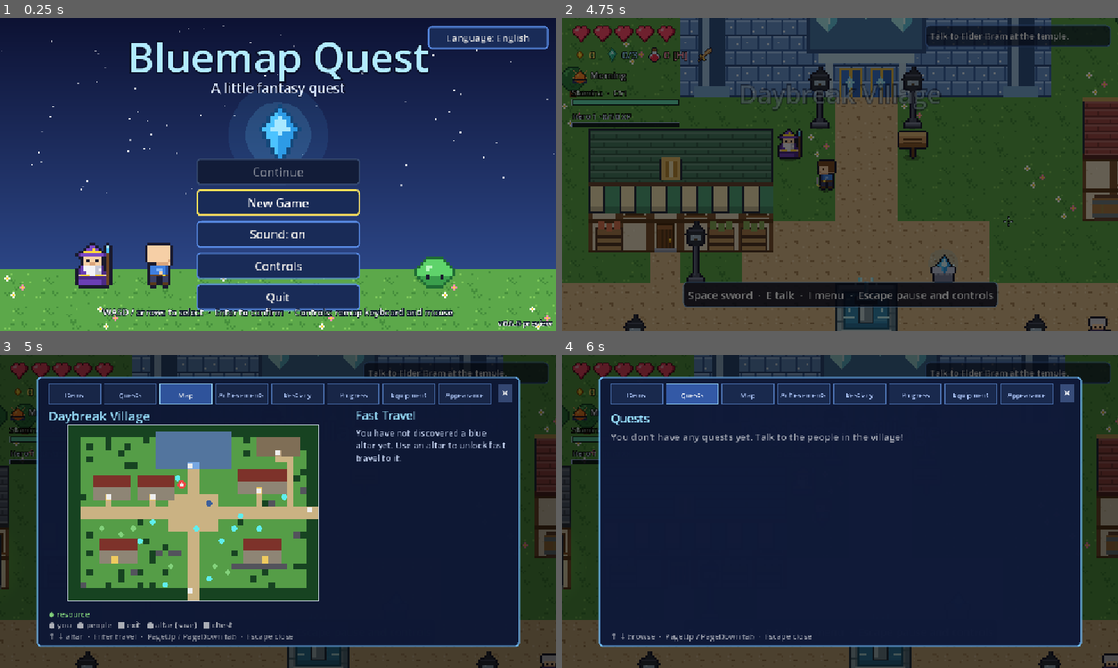
Above: before the commit, frames 1-4 (two rows, left to right).
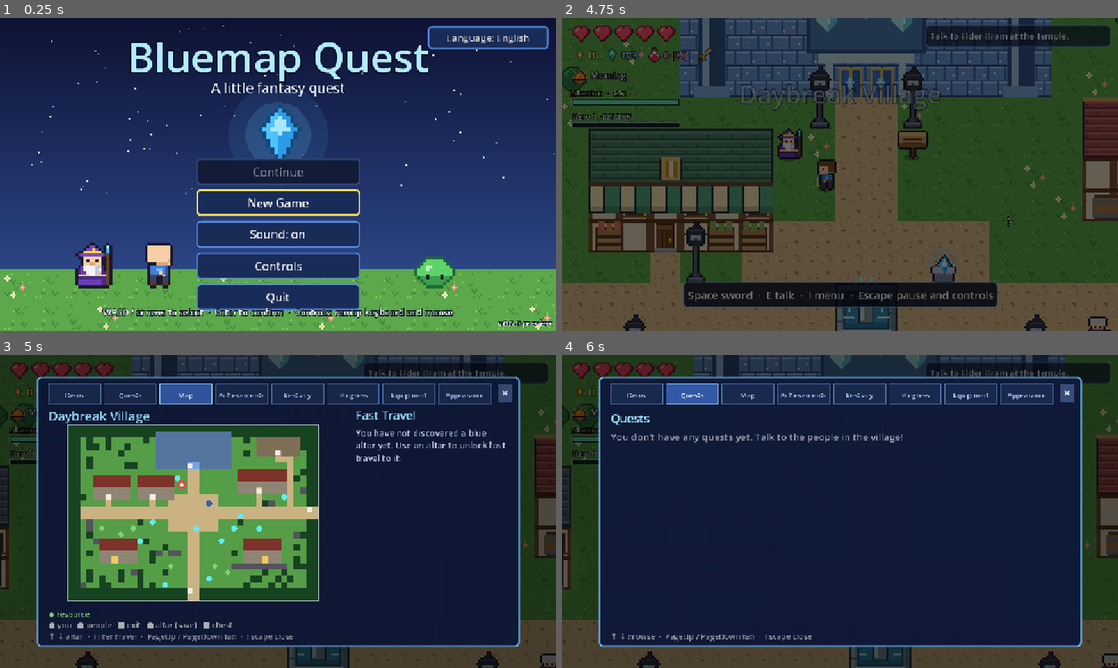
Above: after the commit, the same moments.

Repository: sjorswakka-sketch/bluemap
Game: Godot game, scene res://scenes/title.tscn
Two runs of this game, one before a commit and one after it. Both use one fixed random seed, a clock stepped at 60 frames per second and the inputs below.
Inputs (mouse positions are in pixels of both pictures, inside the frame that each line leads up to):
- Up to frame 1 (0.25 s): no input
- Up to frame 2 (4.75 s): click "New Game" at 0.5 s; tap Enter (ui_accept) at 1.25, 1.52, 4.52 s; move the mouse to (962, 158) at 1.27 s; hold D (move_right) 1.28-2 s; hold Space (attack) 1.28-2 s; click (962, 158) at 1.42 s; drag from (728, 190) to (812, 237) at 2.02 s; move the mouse to (895, 105) at 2.77 s; hold D (move_right) 2.78-3.5 s; hold C (crafting) 2.78-3.5 s; drag from (812, 237) to (673, 127) at 3.52 s; move the mouse to (1006, 221) at 4.27 s; hold A (move_left) from 4.28 s (still down); hold E (interact) from 4.28 s (still down)
- Up to frame 3 (5 s): keep holding A (move_left); keep holding E (interact); tap N (map) at 4.9 s
- Up to frame 4 (6 s): release A (move_left) at 5 s; release E (interact) at 5 s; drag from (673, 464) to (756, 433) at 5.02 s; tap Enter (ui_accept) at 5.75 s; move the mouse to (867, 511) at 5.77 s; hold S (move_down) from 5.78 s (still down); hold Q (quests) from 5.78 s (still down); click (867, 511) at 5.92 s

Frames 1-2 are identical in both runs. In frame 3, 0.4% of the frame differs, in the area x 15-54%, y 26-75%; in frame 4, nothing differs.

Commit message:
Basisgebieden: Dageraadsdorp, Fluisterbos en Zilvermeer gepolijst
- Dageraadsdorp: buurttuin met hekjes om de kruid- en besplek, kratten
  bij de smederij, bomen langs de westrand en aangeklede hoeken
- Fluisterbos: extra bosvlekken in de open westhelft, dode bomen bij de
  paddenstoelenplekken, rotsen bij de koper- en vuursteenplekken en
  struiken bij de bessen
- Zilvermeer: meer lelievelden op het water, dikkere rietkragen en
  stenen en struiken bij de oever-beroepsplekken
- tools/polis_basis.py plaatst decor alleen op lege tegels, houdt
  objecten, spawns, beroepsplekken en de schietbanen vrij en bewijst de
  bereikbaarheid opnieuw
- gebieden_route_test dekt nu ook de drie basisgebieden (visplekken
  worden op een bereikbare oever getoetst)

Diff:
--- a/scripts/maps/forest.gd
+++ b/scripts/maps/forest.gd
@@ -12,36 +12,36 @@
 		"########################~~##########WWWWWWWWWWW#######",
 		"###..b......#..#...#....~~#..#..#.#.W.........W.....##",
 		"####.............#......~~.....##...W.W.....W.W.....##",
-		"##...##..........##.....~~..........W.........W....###",
-		"###...........#...##....~~.....#....W.........W...b.##",
-		"##.............#..#.....~~...####...W.........W.#..###",
-		"##....#......#......#...~~.o..#.#...W.W.....W.W..#..##",
-		"##..#..............#....~~.b.b....,,W....,....W.#...##",
-		"##..###.b.........#.....~~....#...,,WWWW.,.WWWWWWWWWW#",
+		"##...##.#........##.....~~..........W.........W....###",
+		"###...........#..###....~~.....#....W.........W...b.##",
+		"##.............####.....~~...####...W#........W.#..###",
+		"##....#......#......#...~~.o..#.#..#W.W.....W.W..#..##",
+		"##..#.........#....#....~~.b.b....,,W....,....W.#...##",
+		"##..###.b....##...#.....~~....#...,,WWWW.,.WWWWWWWWWW#",
 		"##........,,...#........~~........,,.....,....W.....W#",
 		"##.....b#.,,....#.#....#~~........,,.....,....W..A..W#",
 		"##....#.#.,,.......b.#..~~#.#.....,,.#.#.,....W.....W#",
 		"##....#.#.,,..t..#...##.~~........,,.#.#.,....W.....W#",
 		"##........,,..##........~~......#....#.b#,.##.W.....W#",
 		"##........,,...#...#.t..~~................b.#.WW,,WWW#",
-		"##........,,............~~....................WW,,WWW#",
+		"##........,,............~~..................#.WW,,WWW#",
 		",,,,,,,,,,,,,,,,,,,,,,,,,=,,,,,,,,,,,,,,,,,,,,,,,,..##",
 		",,,,,,,,,,,,,,,,,,,,,,,,,=,,,,,,,,,,,,,,,,,,,,,,,,.###",
 		"##..........,,..........~~..............,,..........##",
 		"##.......#..,,..........~~..............,,.......#..##",
-		"##..........,,..........~~....,,........,,.......#..##",
+		"##..........,,.#........~~....,,........,,.......#..##",
 		"##...#......,,..~~~~~...~~....,,....#.#.,,......t##.##",
 		"##.#..#b....,,..~~~~~..#~~....,,........,,..........##",
 		"###.........,,..~~~~~..#~~.o..,,..#.....,,.#..t.....##",
-		"##.......#..,,..........~~#...,,.#......,,.........###",
+		"##.......#..,,.......#..~~#...,,.#......,,.........###",
 		"####b.#..#..............~~....,,........,,.......#b.##",
 		"##...#.#b........##...#.~~..#.,,..#.....,,...#..#...##",
 		"##..#.t.........#.......~~#.#........#..,,......#.#.##",
 		"##..#............#b.....~~.........o....,,..oooooooo##",
 		"##.#..............#...#.~~..............,,.bo......o##",
-		"##...................#..~~..............,,..o...E..o##",
-		"###.....................~~..........#.#.,,.#o......o##",
-		"###..#.#.t.....#....##.#~~.#.......#.#..,,,,,,,,,..o##",
+		"##..............##...#..~~..............,,..o...E..o##",
+		"###............##.......~~..........#.#.,,.#o......o##",
+		"###..#.#.t.....#.t..##.#~~.#.......#.#..,,,,,,,,,..o##",
 		"##b#.#.....#.#..o...#...~~.....#.....#..,,,,,,,,,..o##",
 		"##o..#...#.#..#.#..##...~~.....#...#.#......o......o##",
 		"########################~~##################oooooooo##",
--- a/scripts/maps/lake.gd
+++ b/scripts/maps/lake.gd
@@ -18,22 +18,22 @@
 		"##.##...,............,,..b......,.........##",
 		"##....#.,,,,,,,,,,,,,,,,,,,,,,,,,......#..##",
 		"##..##..,,,,,,,,,,,,,,,,,,,,,,,,,.......#.##",
-		"##....#..............,,...........#......b##",
-		"##.o..........sssssss,,sssssss............##",
-		"##.#.....ssssssssssss,,ssssssssssss..#....##",
+		"##....#..............,,.b.b.......#......b##",
+		"##.o...b......sssssss,,sssssss............##",
+		"##.#.o...ssssssssssss,,ssssssssssss.o#....##",
 		"##..b....ssssssssssss,,ssssssssssss.......##",
 		"##......sss~;;;;~~~~~==~~~~~~~;;;sss..#.#.##",
-		"##.....ss~~~~~~~~~~~p==p~~~~~~~~~~;ss....###",
+		"##.....ss~~~~;~~~~~~p==p~~~~~~l~~~;ss....###",
 		"##b....s;~~lll~~~~~~~==~~~~~~~~~~~~;s.....##",
 		"##.....s~~~~ll~~~~~~p==p~~lll~~~~~~;s.....##",
-		"##.....s~~~~~~~~~~~~~==~~~~ll~~~~~~~ss....##",
-		"##.bo..s~~~~lll~~~~~p==p~~~~~~~~~~~;ss...###",
+		"##.....s~~~~~~~~~~~~~==~~~~ll~~~~l~~ss....##",
+		"##.bo..s~~l~lll~~~~~p==p~~~~~~~~~~~;ss...###",
 		"##b....s~~~~~ll~~~~~~==~~~~~p~p~p~p~ss....##",
 		"##b....s~~~~~~~~~~~~p==p~~~~~=======ss....##",
 		"##.b#..s~~~~~~~~~~~ss..ss~~~~=======ss....##",
 		"###....s~~~~~~~~~~s......s~~p~p~p~p~ss....##",
 		"##.....ss;~~~lll~sb#.....#s~~~~~~~~sss....##",
-		"##......s;~~~~ll~~s.....bs~~~~~~~~;sss.o####",
+		"##......s;~~~~ll~~s.....bs~l~~~~~~;sss.o####",
 		"##......ss;~~~~~~~~ssssss~~~~lll~~ssss...###",
 		"###oo#...ss;;;~~~~~~~~~~~~~~~~;l;ss.....b###",
 		"##b...#...ssss;~;~~~~~~~~~~~~;ssssb.......##",
--- a/scripts/maps/village.gd
+++ b/scripts/maps/village.gd
@@ -10,11 +10,11 @@
 	"rows": [
 		"########################################",
 		"##############ZZZZZZZZZZZZ##############",
-		"##....b.....#.ZZZZZZZZZZZZ..#.+++++++###",
-		"##.#..#..b....ZZZZZZZZZZZZ....+!+++!+###",
+		"##.#..b.....#.ZZZZZZZZZZZZ..#.+++++++###",
+		"##.##.#..b....ZZZZZZZZZZZZ....+!+++!+###",
 		"##......#.....ZZZZZZZZZZZZ..#.+++n+++.##",
 		"##.#..........ZZZZZZZZZZZZ.......,,,..##",
-		"##.......##...ZZZZZTTZZZZZ.........,..##",
+		"##.#.....##...ZZZZZTTZZZZZ.........,..##",
 		"##.................,,......^^^^^^^^,.b##",
 		"##..^^^^^^.^^^^^^..,,......^^^^^^^^,b.##",
 		"##..^^^^^^.^^^^^^..,,......HhHHHhHh,..##",
@@ -23,17 +23,17 @@
 		"##....,......,..,,,,,,,,......,#o..,..##",
 		"##,,,,,,,,,,,,,,,,,,,,,,,,,,,,,,,,,,,,,,",
 		"##,,,,,,,,,,,,,,,,,,,,,,,,,,,,,,,,,,,,,,",
-		"##.........#....,,,,,,,,...#..........##",
-		"##..............,,,,,,,,..............##",
+		"##.|.......#....,,,,,,,,...#..........##",
+		"##.|............,,,,,,,,..............##",
 		"##.#...............,,...............o###",
-		"##...^^^^^^.b......,,.......^^^^^^....##",
-		"##...^^^^^^....#...,,.......^^^^^^....##",
+		"##..|^^^^^^.b......,,.......^^^^^^....##",
+		"##...^^^^^^....#...,,.......^^^^^^..b.##",
 		"##.#.HhHhHh..#o.xx.,,.....#.HhHHHh....##",
-		"##...HHDHHH..b.....,,.......HHHDHH....##",
+		"##...HHDHHH..b.....,,.......HHHDHH..b.##",
 		"##.................,,.....|||||||||.####",
-		"##.#....#.o#...#...,,..........#......##",
-		"##......#..........,,........b........##",
-		"##o...#....#.#.....,,...........#.....##",
+		"##.#....#.o#...#...,,..........#..#...##",
+		"##.b.b..#..#.......,,........bb..#.b..##",
+		"##o..b#....#.#.....,,.......#...#.#...##",
 		"###################,,###################",
 		"###################,,###################",
 	],
--- a/tests/gebieden_route_test.gd
+++ b/tests/gebieden_route_test.gd
@@ -8,6 +8,13 @@
 const Dauwbos := preload("res://scripts/maps/dauwbos.gd")
 const IJsdal := preload("res://scripts/maps/ijsdal.gd")
 const Dorstvallei := preload("res://scripts/maps/dorstvallei.gd")
+const Village := preload("res://scripts/maps/village.gd")
+const Forest := preload("res://scripts/maps/forest.gd")
+const Lake := preload("res://scripts/maps/lake.gd")
+
+## Objecten zonder fysieke tegel (markeringen, banen) en objecten die op het water horen.
+const NIET_FYSIEK := ["meer_water", "trigger", "boog_baan"]
+const OP_WATER := ["meer_visplek", "meer_diepe_visplek"]
 
 var failures := 0
 
@@ -47,6 +54,14 @@
 	return false
 
 
+func dichtbij_oever(seen: Dictionary, pos: Vector2i, radius: int) -> bool:
+	for dy: int in range(-radius, radius + 1):
+		for dx: int in range(-radius, radius + 1):
+			if seen.has(pos + Vector2i(dx, dy)):
+				return true
+	return false
+
+
 func check_map(map_id: String, data: Dictionary) -> void:
 	var rows: Array = data["rows"]
 	var spawns: Dictionary = data["spawns"]
@@ -57,9 +72,14 @@
 		var pos := Vector2i(int(spawns[key][0]), int(spawns[key][1]))
 		check(tile_free(rows, pos), "%s: spawn '%s' begaanbaar" % [map_id, key])
 	for obj: Dictionary in data["objects"]:
+		if obj["type"] in NIET_FYSIEK:
+			continue
 		var pos := Vector2i(int(obj["pos"][0]), int(obj["pos"][1]))
 		var size: Array = obj.get("size", [1, 1])
 		var label := "%s %s (%d,%d)" % [obj["type"], obj.get("id", obj.get("item", "")), pos.x, pos.y]
+		if obj["type"] in OP_WATER:
+			check(dichtbij_oever(seen, pos, 4), "%s: %s bij bereikbare oever" % [map_id, label])
+			continue
 		var bereikbaar := false
 		for dy: int in int(size[1]):
 			for dx: int in int(size[0]):
@@ -76,5 +96,8 @@
 	check_map("dauwbos", Dauwbos.DATA)
 	check_map("ijsdal", IJsdal.DATA)
 	check_map("dorstvallei", Dorstvallei.DATA)
+	check_map("village", Village.DATA)
+	check_map("forest", Forest.DATA)
+	check_map("lake", Lake.DATA)
 	print("GEBIEDEN ROUTE OK" if failures == 0 else "GEBIEDEN ROUTE FAILED: %d" % failures)
 	quit(0 if failures == 0 else 1)
Not shown, changed: ROADMAP.md
Not shown, added: tools/polis_basis.py
Not shown, changed: tools/render_maps.py
